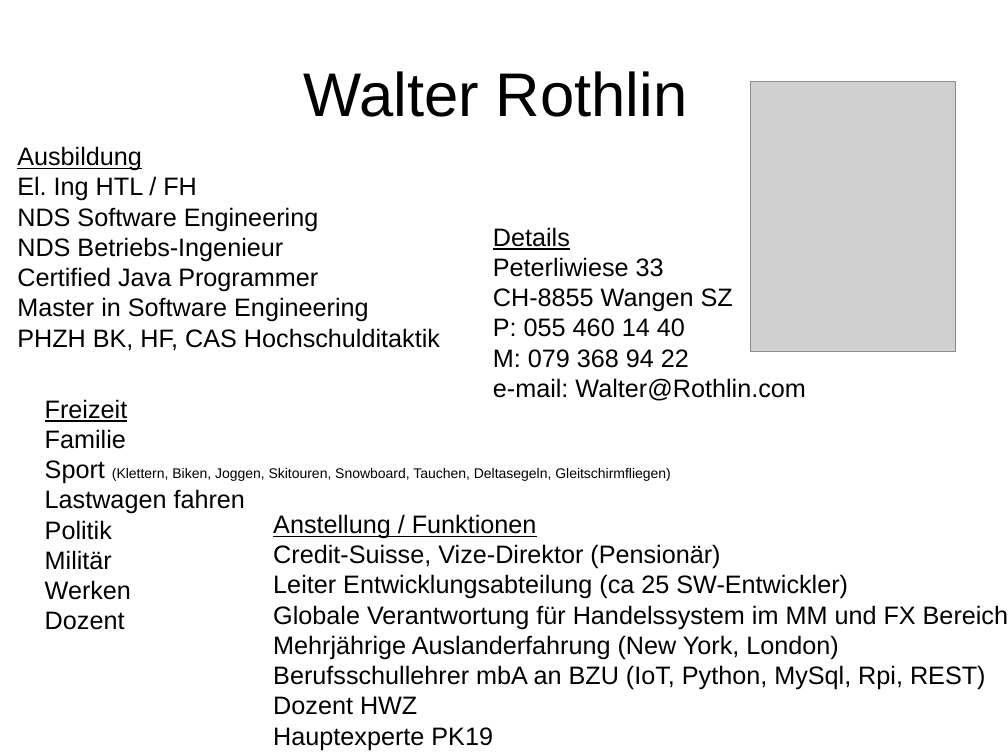
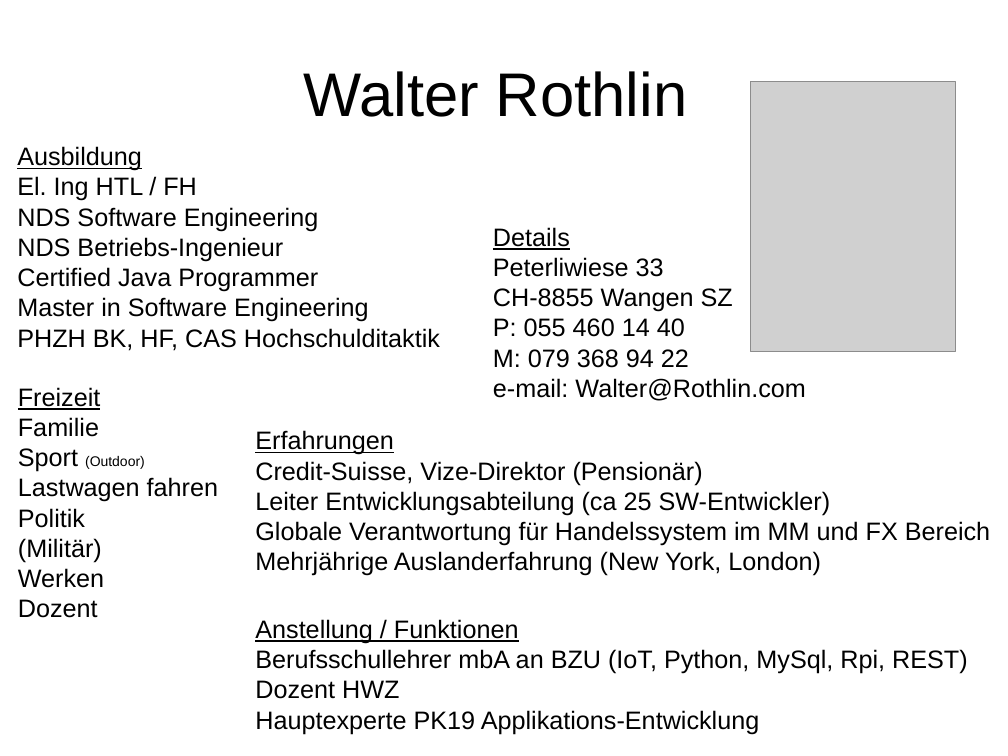
Before and after one commit to walter-rothlin/Source-Code, a slide deck: slide 2 of SchulungsUnterlagen/HWZ/WerBinIch.pptx. Drawn at 1008x756 pixels with LibreOffice and Linux fonts; fonts in the diff are those of the drawing; grey boxes stand for pictures. Boxes give left, top, right and bottom in pixels: in the first picture for what was removed or moved away, otherwise in the second. Text is boxed around its words. In the diff, an @@ line names an element or a change of style, - is before the commit and + after.

```diff
--- a/SchulungsUnterlagen/HWZ/WerBinIch.pptx
+++ b/SchulungsUnterlagen/HWZ/WerBinIch.pptx
@@ text "Freizeit": place and size @@
-text "Freizeit" at bbox=[45, 399, 671, 630]
+text "Freizeit" at bbox=[18, 387, 218, 618]
@@ text at bbox=[18, 448, 145, 472]: text changed @@
-Sport (Klettern, Biken, Joggen, Skitouren, Snowboard, Tauchen, Deltasegeln, Gleitschirmfliegen)
+Sport (Outdoor)
@@ text added at bbox=[255, 430, 990, 576], 18 pt, text #000000 @@
+Erfahrungen
+Credit-Suisse, Vize-Direktor (Pensionär)
+Leiter Entwicklungsabteilung (ca 25 SW-Entwickler)
+Globale Verantwortung für Handelssystem im MM und FX Bereich
+Mehrjährige Auslanderfahrung (New York, London)
@@ text at bbox=[18, 538, 102, 563]: text changed @@
-Militär
+(Militär)
@@ text at bbox=[273, 544, 1008, 660]: paragraphs removed @@
-Credit-Suisse, Vize-Direktor (Pensionär)
-Leiter Entwicklungsabteilung (ca 25 SW-Entwickler)
-Globale Verantwortung für Handelssystem im MM und FX Bereich
-Mehrjährige Auslanderfahrung (New York, London)
@@ text "Anstellung / Funktionen": place and size @@
-text "Anstellung / Funktionen" at bbox=[273, 514, 1008, 750]
+text "Anstellung / Funktionen" at bbox=[255, 619, 968, 734]
@@ text at bbox=[255, 710, 760, 734]: text changed @@
-Hauptexperte PK19
+Hauptexperte PK19 Applikations-Entwicklung
```
